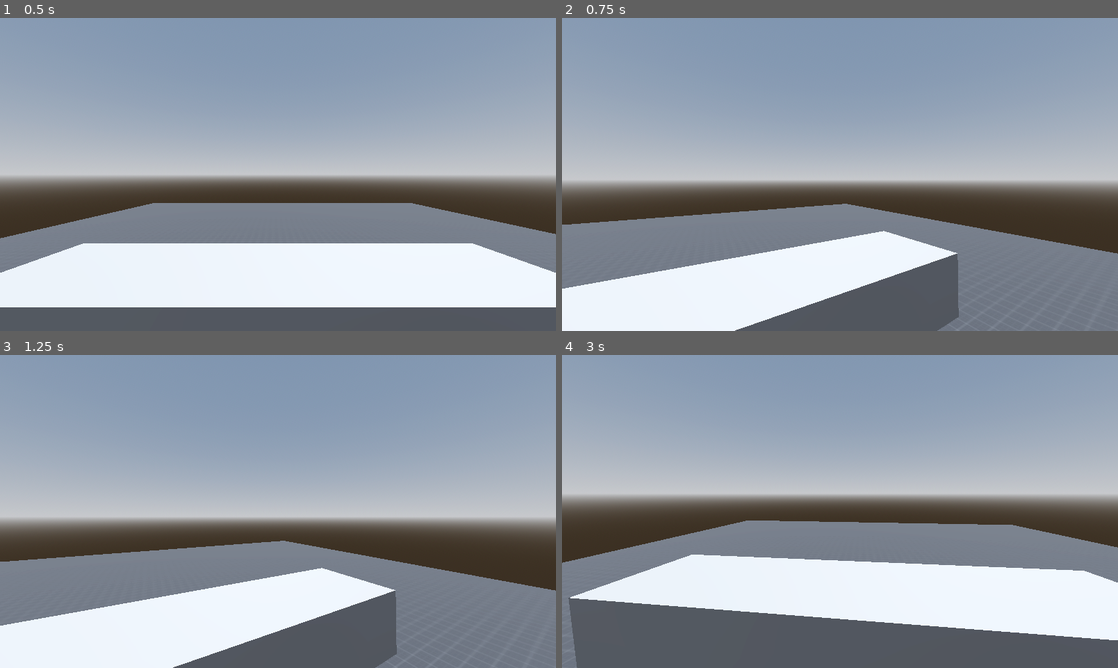
Above: before the commit, frames 1-4 (two rows, left to right).
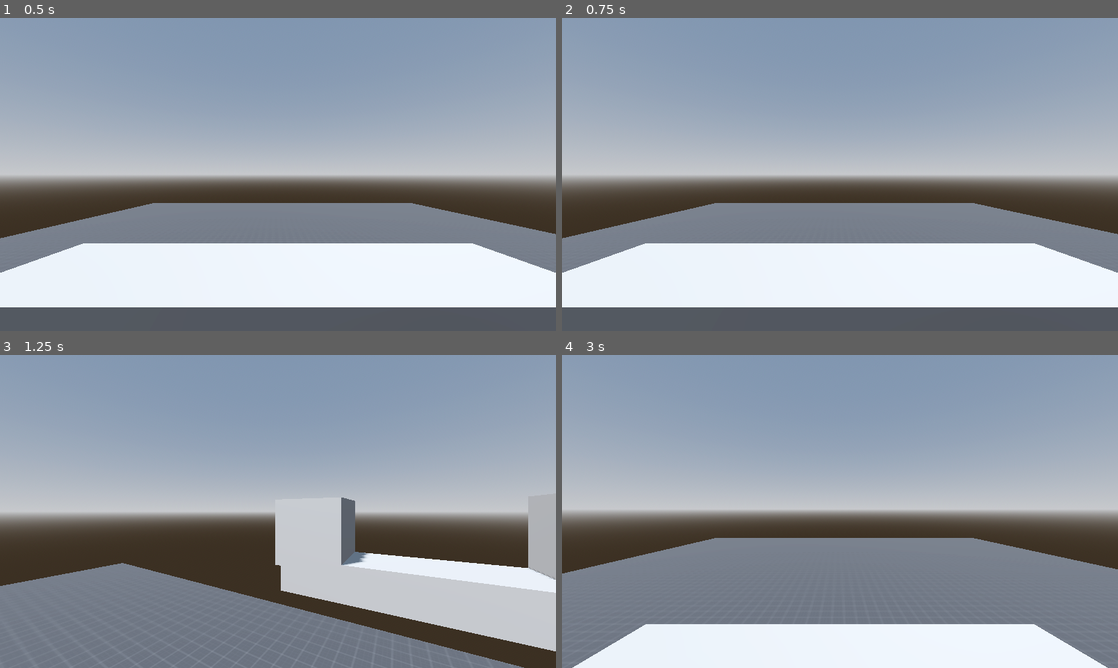
Above: after the commit, the same moments.

Repository: warriormaster12/SubmarineSurvival
Game: Godot game, scene res://levels/test_level.tscn
Same seed, same stepped clock (60 frames per second), same inputs: the game is played once before the commit and once after it.
Inputs (mouse positions are in pixels of both pictures, inside the frame that each line leads up to):
- Up to frame 1 (0.5 s): no input
- Up to frame 2 (0.75 s): tap Enter at 0.5 s; move the mouse to (867, 174) at 0.52 s; hold R (switch_rooms, bound only after the commit) from 0.53 s (still down)
- Up to frame 3 (1.25 s): keep holding R (switch_rooms, bound only after the commit)
- Up to frame 4 (3 s): move the mouse to (812, 511) at 1.27 s; release R (switch_rooms, bound only after the commit) at 1.28 s; tap S (move_b) at 1.35 s; tap R (switch_rooms, bound only after the commit) at 1.55 s; move the mouse to (851, 505) at 2.02 s; hold R (switch_rooms, bound only after the commit) 2.03-2.78 s; tap Q (move_d) at 2.1 s; move the mouse to (834, 517) at 2.77 s; tap W (move_f) at 2.85 s

Frame 1 is identical in both runs. In frame 2, 24% of the frame differs, in the area x 0-100%, y 50-100%; in frame 3, 37%; in frame 4, 46%, in the area x 0-100%, y 44-100%.

Commit message:
Add simple scene switch animation

Diff:
--- a/game_objects/player_ship/player_ship.tscn
+++ b/game_objects/player_ship/player_ship.tscn
@@ -10,6 +10,48 @@
 
 [sub_resource type="BoxMesh" id="BoxMesh_opxx2"]
 size = Vector3(2, 0.3, 0.5)
+
+[sub_resource type="BoxMesh" id="BoxMesh_wkfga"]
+size = Vector3(3.8, 0.5, 1)
+
+[sub_resource type="BoxMesh" id="BoxMesh_0kejg"]
+
+[sub_resource type="Animation" id="Animation_q3ehf"]
+resource_name = "EngineRoom"
+step = 0.01
+tracks/0/type = "value"
+tracks/0/imported = false
+tracks/0/enabled = true
+tracks/0/path = NodePath("Body:position")
+tracks/0/interp = 1
+tracks/0/loop_wrap = true
+tracks/0/keys = {
+"times": PackedFloat32Array(0, 0.2, 0.4, 0.46, 0.51, 1),
+"transitions": PackedFloat32Array(1, 1, 1, 1, 1, 1),
+"update": 0,
+"values": [Vector3(0, 0.50371, -0.376108), Vector3(0, 0.742046, -0.376), Vector3(0, 0.742046, -0.376), Vector3(0.4, 0.742, -0.376), Vector3(0.4, 0.742, -0.376), Vector3(0, 0.742, 0.518)]
+}
+tracks/1/type = "value"
+tracks/1/imported = false
+tracks/1/enabled = true
+tracks/1/path = NodePath("Body:rotation")
+tracks/1/interp = 1
+tracks/1/loop_wrap = true
+tracks/1/keys = {
+"times": PackedFloat32Array(0, 0.1, 0.3, 0.5, 1),
+"transitions": PackedFloat32Array(1, 1, 1, 1, 1),
+"update": 0,
+"values": [Vector3(0, 0, 0), Vector3(-0.139626, 0, 0), Vector3(0, 0, 0), Vector3(0, -3.14159, 0), Vector3(0, -3.14159, 0)]
+}
+
+[sub_resource type="Animation" id="Animation_kd8wi"]
+length = 0.001
+
+[sub_resource type="AnimationLibrary" id="AnimationLibrary_xllek"]
+_data = {
+"EngineRoom": SubResource("Animation_q3ehf"),
+"RESET": SubResource("Animation_kd8wi")
+}
 
 [node name="PlayerShip" type="CharacterBody3D"]
 motion_mode = 1
@@ -23,13 +65,34 @@
 transform = Transform3D(1, 0, 0, 0, 1, 0, 0, 0, 1, 0, 0, -1.17)
 mesh = SubResource("BoxMesh_opxx2")
 
-[node name="Head" type="Node3D" parent="."]
+[node name="Body" type="Node3D" parent="."]
 transform = Transform3D(1, 0, 0, 0, 1, 0, 0, 0, 1, 0, 0.50371, -0.376108)
 
-[node name="Camera3D" type="Camera3D" parent="Head"]
+[node name="Head" type="Node3D" parent="Body"]
+
+[node name="Camera3D" type="Camera3D" parent="Body/Head"]
 
 [node name="PlayerInputManager" type="Node" parent="."]
 script = ExtResource("1_6s5wv")
 
 [node name="ShipHealthSystem" type="Node" parent="."]
 script = ExtResource("3_aeskj")
+
+[node name="EngineRoom" type="Node3D" parent="."]
+transform = Transform3D(1, 0, 0, 0, 1, 0, 0, 0, 1, 0, -0.2, 2.81139)
+
+[node name="MeshInstance3D" type="MeshInstance3D" parent="EngineRoom"]
+mesh = SubResource("BoxMesh_wkfga")
+
+[node name="MeshInstance3D2" type="MeshInstance3D" parent="EngineRoom"]
+transform = Transform3D(1, 0, 0, 0, 1, 0, 0, 0, 1, 1.50606, 0.625022, 0)
+mesh = SubResource("BoxMesh_0kejg")
+
+[node name="MeshInstance3D3" type="MeshInstance3D" parent="EngineRoom"]
+transform = Transform3D(1, 0, 0, 0, 1, 0, 0, 0, 1, -1.506, 0.625, 0)
+mesh = SubResource("BoxMesh_0kejg")
+
+[node name="EventAnimationPlayer" type="AnimationPlayer" parent="."]
+libraries = {
+"": SubResource("AnimationLibrary_xllek")
+}
--- a/project.godot
+++ b/project.godot
@@ -74,3 +74,8 @@
 "events": [Object(InputEventKey,"resource_local_to_scene":false,"resource_name":"","device":-1,"window_id":0,"alt_pressed":false,"shift_pressed":false,"ctrl_pressed":false,"meta_pressed":false,"pressed":false,"keycode":0,"physical_keycode":68,"key_label":0,"unicode":100,"echo":false,"script":null)
 ]
 }
+switch_rooms={
+"deadzone": 0.5,
+"events": [Object(InputEventKey,"resource_local_to_scene":false,"resource_name":"","device":-1,"window_id":0,"alt_pressed":false,"shift_pressed":false,"ctrl_pressed":false,"meta_pressed":false,"pressed":false,"keycode":0,"physical_keycode":82,"key_label":0,"unicode":114,"echo":false,"script":null)
+]
+}
--- a/scripts/player_ship/player_input_manager.gd
+++ b/scripts/player_ship/player_input_manager.gd
@@ -3,9 +3,12 @@
 
 @export_group("Settings")
 @export var sensitivity: float = 0.3
+@export var enable_movement: bool = true
+@export var enable_mouse_stick_motion: bool = true
 
 signal on_accelerate(direction: Vector3)
 signal on_mouse_stick_motion(realitve_pos: Vector2)
+signal on_switching_room
 
 func _ready() -> void:
 	Input.set_mouse_mode(Input.MOUSE_MODE_CAPTURED)
@@ -13,11 +16,13 @@
 func _input(event: InputEvent) -> void:
 	if event.is_action_pressed("show_mouse_cursor") && OS.has_feature("editor"):
 		Input.set_mouse_mode(Input.MOUSE_MODE_CAPTURED if Input.get_mouse_mode() != Input.MOUSE_MODE_CAPTURED else Input.MOUSE_MODE_VISIBLE)
-	if event is InputEventMouseMotion:
+	if event is InputEventMouseMotion && enable_mouse_stick_motion:
 		on_mouse_stick_motion.emit(Vector2(-event.relative.x * sensitivity, -event.relative.y * sensitivity))
+	if event.is_action_pressed("switch_rooms"):
+		on_switching_room.emit()
 	var accel_dir: Vector3 = Vector3(
 		Input.get_axis("turn_l","turn_r"),
 		Input.get_axis("move_d", "move_u"),
 		Input.get_axis("move_b", "move_f")
-	)
+	) if enable_movement else Vector3.ZERO
 	on_accelerate.emit(accel_dir)
--- a/scripts/player_ship/player_ship.gd
+++ b/scripts/player_ship/player_ship.gd
@@ -14,11 +14,12 @@
 ## In degrees
 @export var camera_look_around_angle: float = 40.0
 
-@onready var head: Node3D = $Head
-@onready var camera: Camera3D = $Head/Camera3D
+@onready var head: Node3D = $Body/Head
+@onready var camera: Camera3D = $Body/Head/Camera3D
 
 var input_manager: PlayerInputManager = null
 var ship_health: ShipHealthSystem = null
+var anim_player: AnimationPlayer = null
 var direction: Vector3 = Vector3.ZERO
 var direction_up: float = 0.0
 var turn_direction: float = 0.0
@@ -26,6 +27,7 @@
 
 var accel:float = acceleration
 var hit:bool = false
+var cockpit: bool = true
 
 func _ready() -> void:
 	for child in get_children():
@@ -33,15 +35,22 @@
 			input_manager = child
 		elif child is ShipHealthSystem:
 			ship_health = child
+		elif child is AnimationPlayer:
+			anim_player = child
 
 	if input_manager:
 		input_manager.on_accelerate.connect(_on_accelerate)
 		input_manager.on_mouse_stick_motion.connect(_on_mouse_stick_motion)
+		input_manager.on_switching_room.connect(_on_switching_room)
 	else:
 		push_warning("no input_manager has been found under " + name + " node")
 
 	if !ship_health:
 		push_warning("no ship_health has been found under " + name + " node")
+	if anim_player:
+		anim_player.animation_finished.connect(_on_event_anim_finished)
+	else:
+		push_warning("no anim_player has been found under " + name + " node")
 
 func _process(_delta: float) -> void:
 	if direction.length() > 0:
@@ -82,4 +91,31 @@
 	head.rotation.y = clamp(head.rotation.y, -rad_look, rad_look)
 	camera.rotate_x(deg_to_rad(relative_pos.y))
 	camera.rotation.x = clamp(camera.rotation.x, -rad_look, rad_look)
+
+func _on_switching_room() -> void:
+	if anim_player.is_playing():
+		return
+	input_manager.enable_movement = false
+	input_manager.enable_mouse_stick_motion = false
+	var camera_tween: Tween = create_tween().set_parallel(true)
+	camera_tween.tween_property(camera, "rotation", Vector3.ZERO, 0.2)
+	camera_tween.tween_property(head, "rotation", Vector3.ZERO, 0.2)
+	camera_tween.set_trans(Tween.TRANS_LINEAR)
+	await camera_tween.finished
+	if cockpit:
+		anim_player.play("EngineRoom")
+		cockpit = false
+	else:
+		anim_player.play_backwards("EngineRoom")
+		cockpit = true
 ## ~PlayerInputManager Signals
+
+## EventAnimPlayer Signals
+func _on_event_anim_finished(_anim_name: StringName) -> void:
+	if !cockpit:
+		input_manager.enable_mouse_stick_motion = true
+	else:
+		input_manager.enable_mouse_stick_motion = true
+		input_manager.enable_movement = true
+
+## ~EventAnimPlayer Signals
Not shown: 1 places in game_objects/player_ship/player_ship.tscn that only renumber resources
